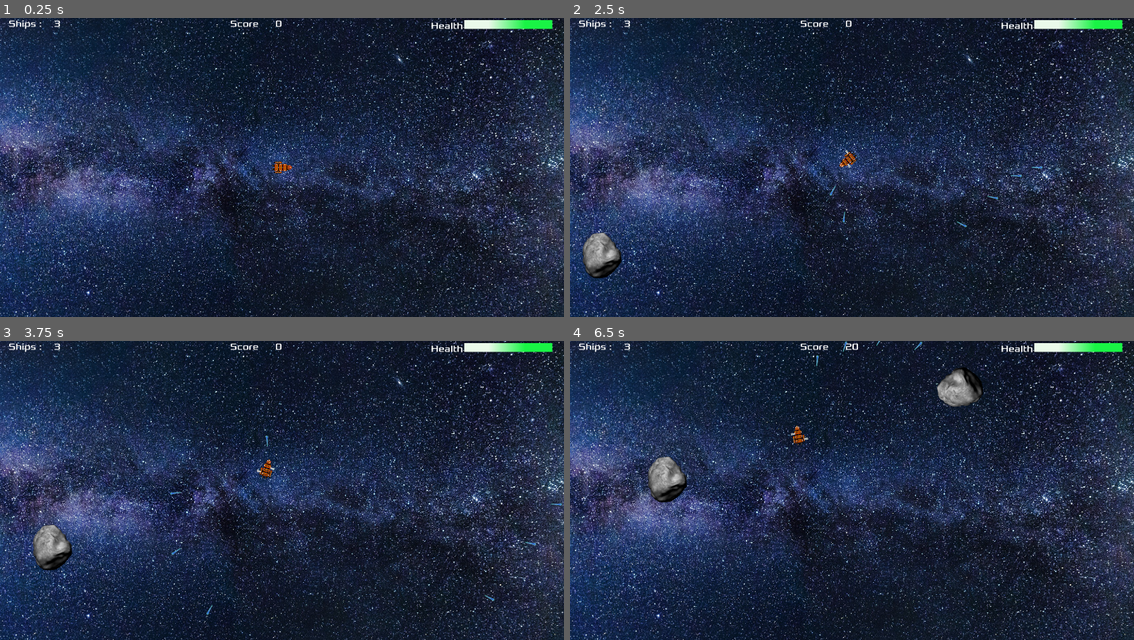
Above: before the commit, frames 1-4 (two rows, left to right).
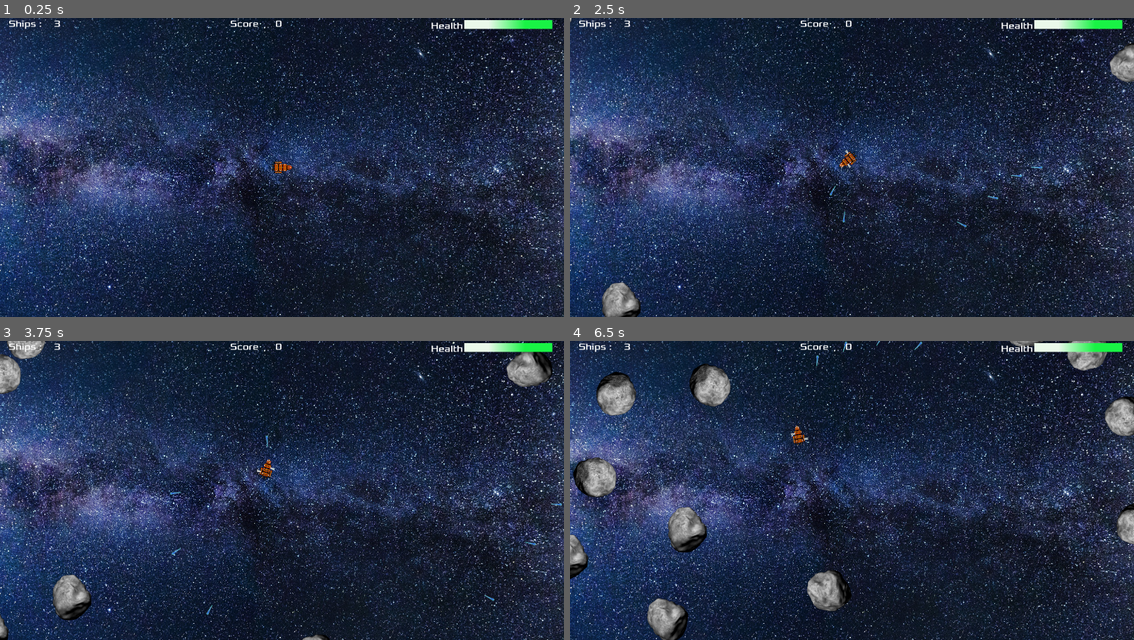
Above: after the commit, the same moments.

Repository: GregBro/Asteroids
Game: Godot game, scene res://scenes/level.tscn
Two runs of this game, one before a commit and one after it. Both use one fixed random seed, a clock stepped at 60 frames per second and the inputs below.
Inputs:
- Up to frame 1 (0.25 s): no input
- Up to frame 2 (2.5 s): tap Enter at 0.5 s; hold D (right) 0.53-1.28 s; hold Space (fire_laser) 0.53-1.28 s; hold S (reverse) 1.28-2.03 s; tap Space (fire_laser) at 1.35 s; hold D (right) from 2.03 s (still down); hold Space (fire_laser) from 2.03 s (still down)
- Up to frame 3 (3.75 s): release D (right) at 2.78 s; release Space (fire_laser) at 2.78 s; hold W (forward) 2.78-3.53 s; tap Space (fire_laser) at 2.85 s; hold A (left) from 3.53 s (still down); hold Space (fire_laser) from 3.53 s (still down)
- Up to frame 4 (6.5 s): release Space (fire_laser) at 4.28 s; tap Space (fire_laser) at 4.35, 5.85 s; release A (left) at 5.03 s; hold S (reverse) 5.03-5.78 s; hold Space (fire_laser) 5.03-5.78 s; hold D (right) from 5.78 s (still down)

The runs differ from the first frame. In frame 1, 36% of the frame differs, in the area x 0-100%, y 0-100%; in frame 2, 37%; in frame 3, 38%; in frame 4, 41%.

Commit message:
Closed Issue #2

Diff:
--- a/scenes/level.gd
+++ b/scenes/level.gd
@@ -36,6 +36,7 @@
 
 func setup_game() :
 	level_data = level_dictionary[Globals.level -1]
+	level_data = level_dictionary[3]
 	print(level_data)
 	asteroidCount = level_data.LargeAsteroidCount
 	$AsteroidSpawnTimer.wait_time = level_data.AsteroidSpawnTime
@@ -81,9 +82,12 @@
 		asteroid.get_node("Sprite2D").play(sprite_names[randi()%sprite_names.size()])
 		var asteroid_spawn_location = get_node("AsteroidPath/AsteroidPathFollow2D")
 		asteroid_spawn_location.progress_ratio = randf()
+		#asteroid_spawn_location.progress_ratio = 0.5
 		var direction = asteroid_spawn_location.rotation + PI / 2
 		# Set the asteroid's position to a random location.
 		asteroid.position = asteroid_spawn_location.position
+		print("screen size " + str(screensize))
+		print("Spawn Location " + str(asteroid.position))
 
 		# Add some randomness to the direction.
 		direction += randf_range(-PI / 4, PI / 4)
--- a/scenes/level.tscn
+++ b/scenes/level.tscn
@@ -6,27 +6,26 @@
 
 [sub_resource type="Curve2D" id="Curve2D_3ao1m"]
 _data = {
-"points": PackedVector2Array(0, 0, 0, 0, -76, -81, 0, 0, 0, 0, 1446, -85, 0, 0, 0, 0, 1455, 918, 0, 0, 0, 0, -90, 924, 0, 0, 0, 0, -76, -81)
+"points": PackedVector2Array(0, 0, 0, 0, -148, -140.713, 0, 0, 0, 0, 1989, -138.713, 0, 0, 0, 0, 2002, 1139.29, 0, 0, 0, 0, -144, 1131.29, 0, 0, 0, 0, -147, -113.713, 0, 0, 0, 0, -148, -140.713)
 }
-point_count = 5
+point_count = 6
 
 [node name="Level" type="Node2D" groups=["Asteroids"]]
 process_mode = 1
 script = ExtResource("1_6idde")
 
 [node name="Background" type="Sprite2D" parent="."]
-position = Vector2(867, 536)
+position = Vector2(939, 516)
 scale = Vector2(1.17573, 1.17164)
 texture = ExtResource("2_r56mu")
 
 [node name="AsteroidPath" type="Path2D" parent="."]
-position = Vector2(74.8544, 62.0763)
-scale = Vector2(1.29838, 1.08325)
+position = Vector2(39, 27.7126)
 curve = SubResource("Curve2D_3ao1m")
 
 [node name="AsteroidPathFollow2D" type="PathFollow2D" parent="AsteroidPath"]
-position = Vector2(-76, -81)
-rotation = -0.00262811
+position = Vector2(-148, -140.713)
+rotation = 0.000935891
 
 [node name="AsteroidSpawnTimer" type="Timer" parent="."]
 autostart = true
